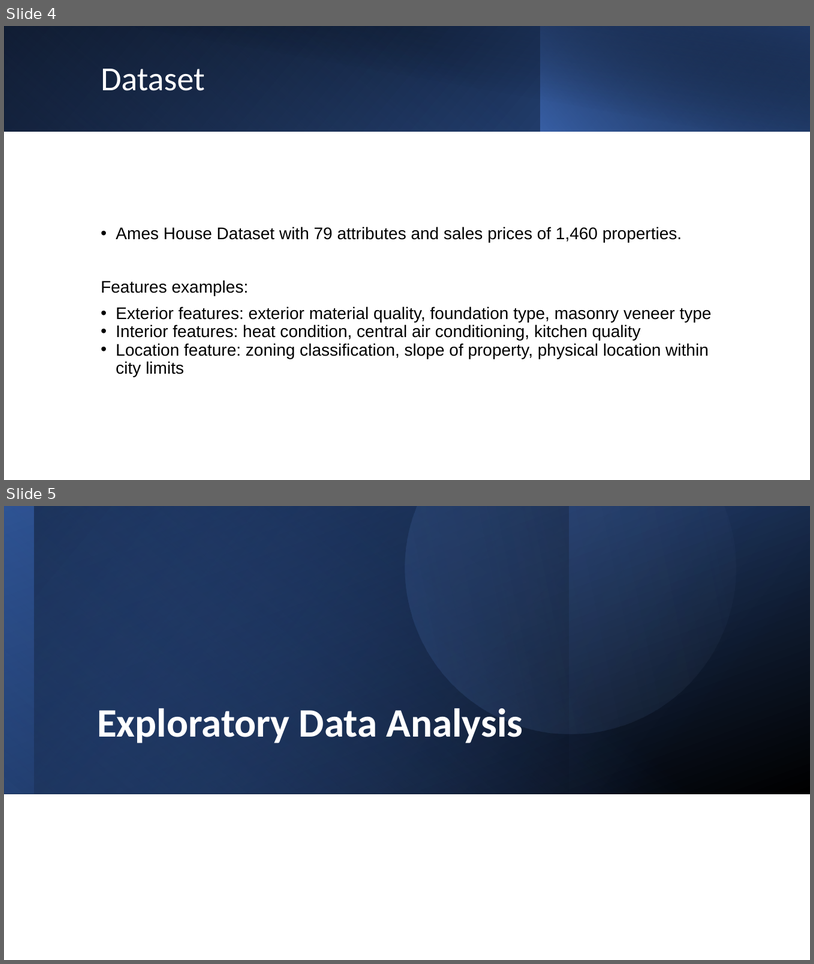
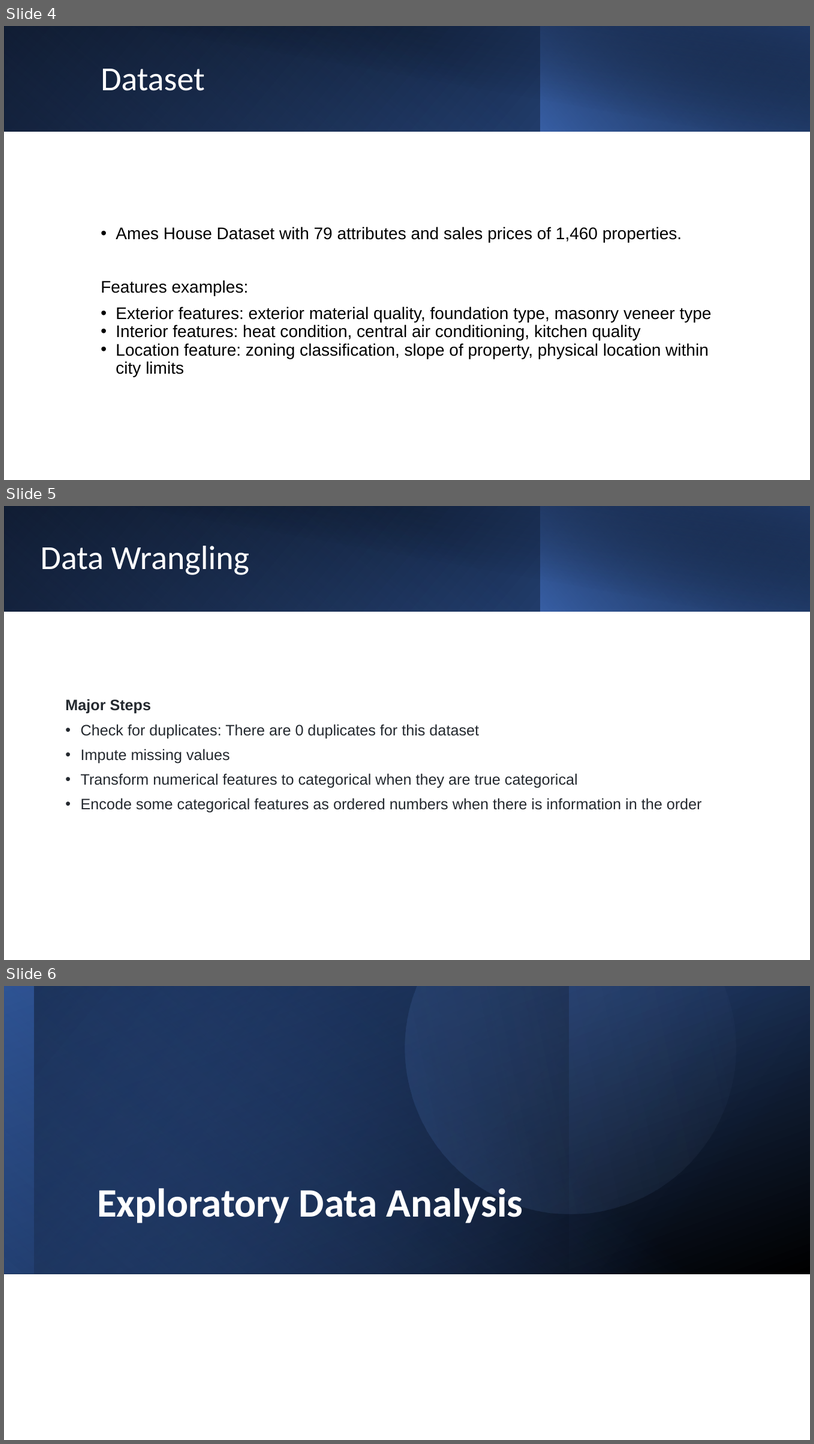
Before and after one commit to tw1107/Springboard-Capstone-House-Price, a slide deck: document/Capstone_Two-House_Prices_Alice_Wang.pptx. Shown one above the other, each under a label of ours: slides 4 and 5 before the commit, slides 4, 5 and 6 after it. The pictures are 814x964 and 814x1444 pixels, drawn with LibreOffice and Linux fonts; fonts in the diff are those of the drawing. Boxes give left, top, right and bottom in pixels: in the first picture for what was removed or moved away, otherwise in the second. Text is boxed around its words. In the diff, an @@ line names an element or a change of style, - is before the commit and + after.

```diff
--- a/document/Capstone_Two-House_Prices_Alice_Wang.pptx
+++ b/document/Capstone_Two-House_Prices_Alice_Wang.pptx
@@ slide 5 added at box(4, 506, 810, 960), background #FFFFFF @@
@@ rectangle added at box(4, 506, 810, 611), fill gradient #000000 to #2F5597 @@
@@ rectangle added at box(4, 506, 541, 611), fill gradient #4472C4 to #203864 @@
@@ rectangle added at box(34, 506, 810, 612), fill gradient #000000 to #203864 @@
@@ rectangle added at box(540, 506, 810, 611), fill gradient #4472C4 to #000000 @@
@@ title added at box(41, 546, 249, 575), 40 pt, text #FFFFFF @@
+Data Wrangling
@@ text added at box(65, 699, 702, 813), 18 pt, text #24292F @@
+Major Steps
+• Check for duplicates: There are 0 duplicates for this dataset
+• Impute missing values
+• Transform numerical features to categorical when they are true categorical
+• Encode some categorical features as ordered numbers when there is information in the order
@@ what was slide 5 is now slide 6 @@
```
Also in this commit, not shown: 1 other slide added.
